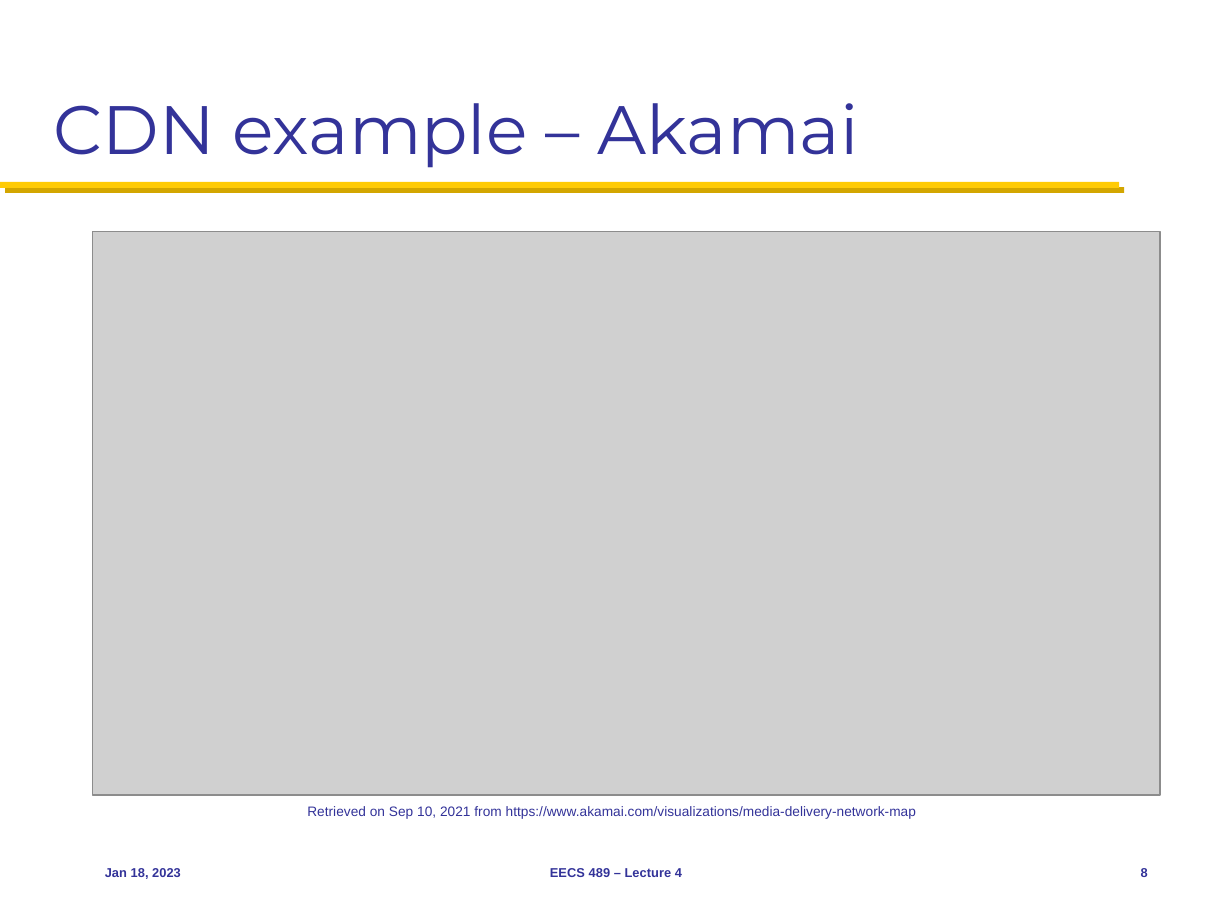
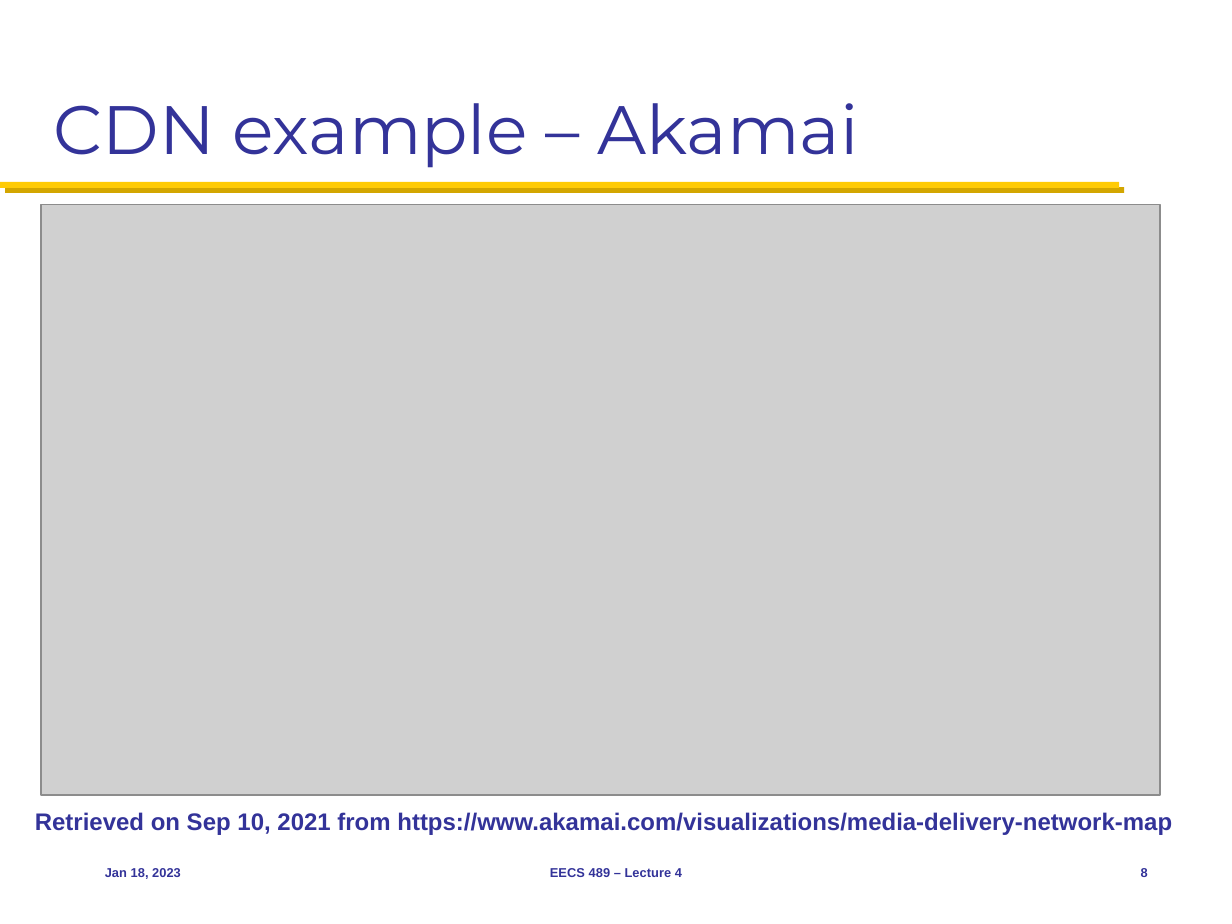
Before and after one commit to morleydragon/eecs489, a slide deck: slide 8 of Slides/011823.pptx. Drawn at 1232x924 pixels with LibreOffice and Linux fonts; fonts in the diff are those of the drawing; grey boxes stand for pictures. Boxes give left, top, right and bottom in pixels: in the first picture for what was removed or moved away, otherwise in the second. Text is boxed around its words. In the diff, an @@ line names an element or a change of style, - is before the commit and + after.

```diff
--- a/Slides/011823.pptx
+++ b/Slides/011823.pptx
@@ picture: place and size @@
-picture at (92,232,1161,795)
+picture at (41,205,1159,795)
@@ text "Retrieved on Sep 10, 2021 ...": place and size @@
-text "Retrieved on Sep 10, 2021 ..." at (307,806,916,819)
+text "Retrieved on Sep 10, 2021 ..." at (35,812,1172,835)
@@ text "Retrieved on Sep 10, 2021 ..." at (35,812,1172,835): size 8 to 14 pt, bold on @@
```
Also in this commit, not shown: 3 other slides changed.
